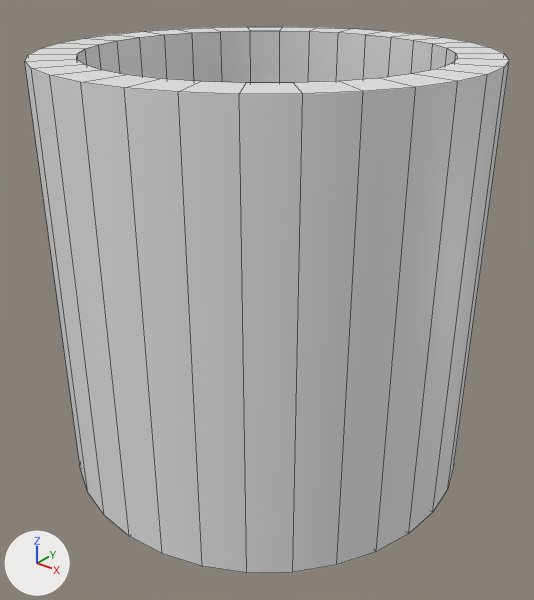
An edit to the FBX model Assets/Prefabs/Welding Workshop/Welding Pipes/Pipe_To_Weld.fbx, drawn before and after from the same camera.
Before and after are seen from a 50 mm lens placed at (0.1042, -0.1303, 0.0713), pointed at (0.0023, -0.0029, -0.0077). Lighting does not change. The marker at lower left points along +X, +Y and +Z. Mesh edges are drawn as thin lines. Where no turn or scale is listed for an object, it has been applied to the vertices.

Before the edit, the objects in view are built like this:
```python
me_cylinder_001 = bpy.data.meshes.new('Cylinder.001')
me_cylinder_001.from_pydata(...)  # 128 vertices, 128 faces; spans x -0.05..0.05, y -0.05..0.05, z -0.05..0.05
ob_pipe = bpy.data.objects.new('Pipe', me_cylinder_001)
ob_pipe.location = (0.0, 0.0, 0.0)
```
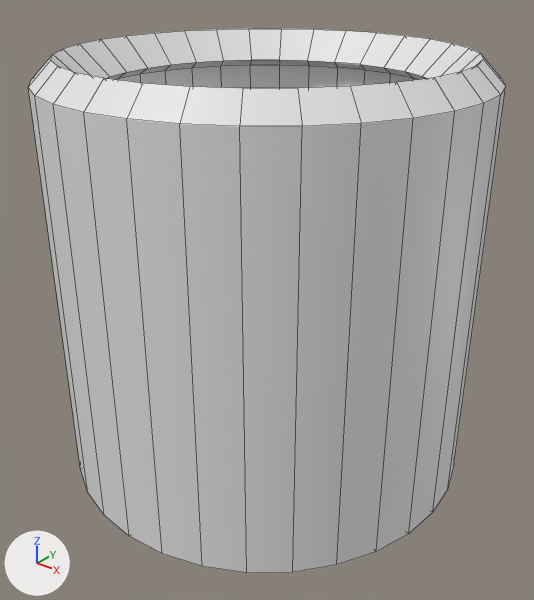
Scene script edits in JSON lines:
```json
{"block": "me_cylinder_001", "where": "# used by ob_pipe; location = (0.0, 0.0, 0.0)"}
{"op": "remove", "block": "me_cylinder_001", "code": "me_cylinder_001.from_pydata(...)  # 128 vertices, 128 faces; spans x -0.05..0.05, y -0.05..0.05, z -0.05..0.05"}
{"op": "add", "block": "me_cylinder_001", "code": "me_cylinder_001.from_pydata(...)  # 192 vertices, 192 faces; spans x -0.05..0.05, y -0.05..0.05, z -0.05..0.05"}
{"block": "me_cylinder_001", "change": "me_cylinder_001 part 1"}
{"block": "me_cylinder_001", "change": "32 faces are deleted"}
{"block": "me_cylinder_001", "change": "32 vertices in x -0.05..0.05, y -0.05..0.05, z 0.05 move by (0.0, 0.0, -0.005)"}
{"block": "me_cylinder_001", "change": "32 vertices move from x -0.04..0.04, y -0.04..0.04, z 0.05 to x -0.0407..0.0407, y -0.0407..0.0407, z 0.0413"}
{"block": "me_cylinder_001", "change": "64 vertices are added at x -0.045..0.045, y -0.045..0.045, z 0.0429..0.05"}
{"block": "me_cylinder_001", "change": "96 new faces join them"}
```

What differs and where, as boxes [x1, y1, x2, y2] in the pictures (534 x 600 px):
```json
{"object": "Pipe", "change": "reshaped", "before": [25, 27, 509, 573], "after": [28, 29, 506, 573]}
{"part": 1, "of": "me_cylinder_001", "change": "built on", "before": [25, 27, 509, 94], "after": [28, 29, 506, 126]}
```
